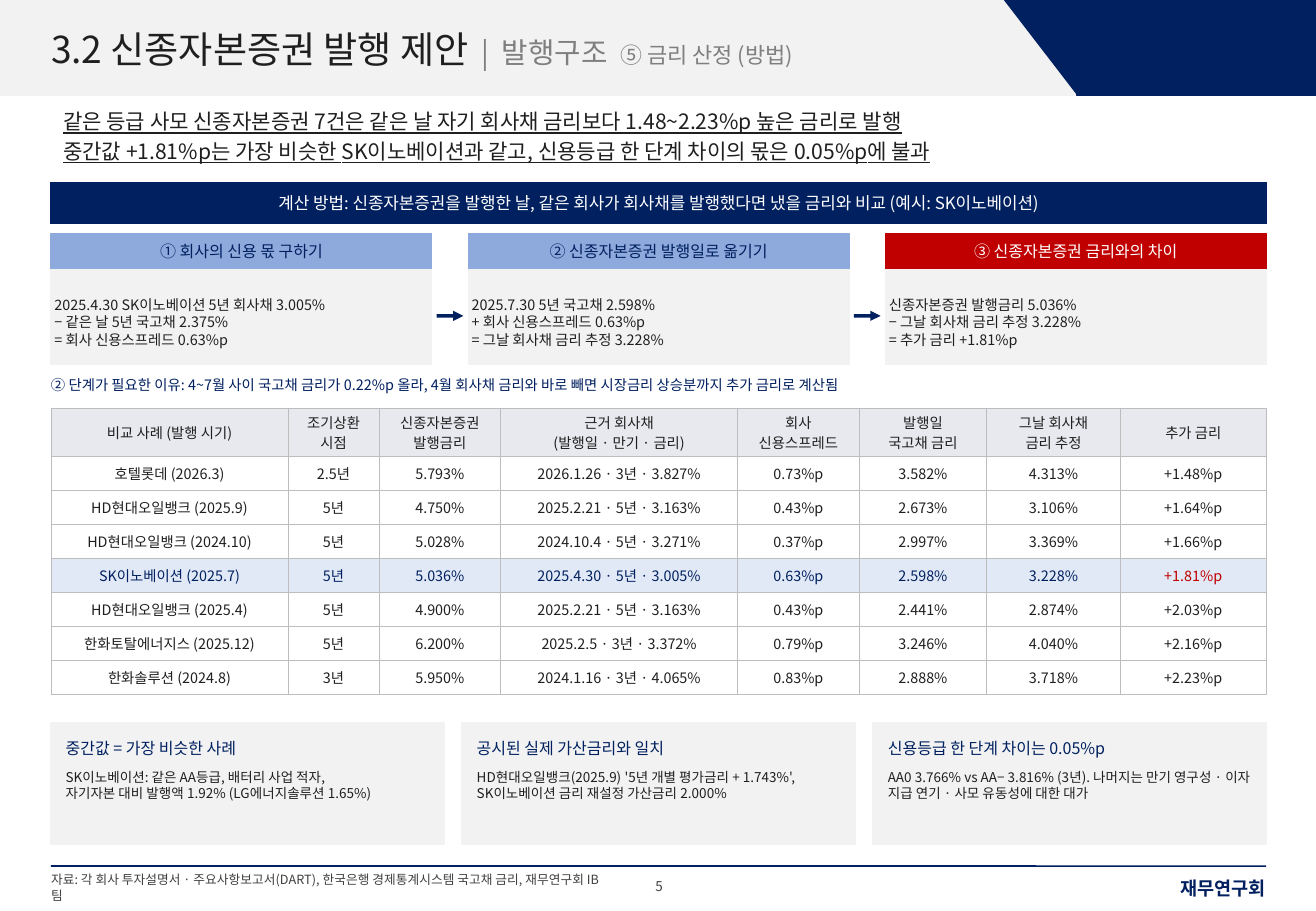
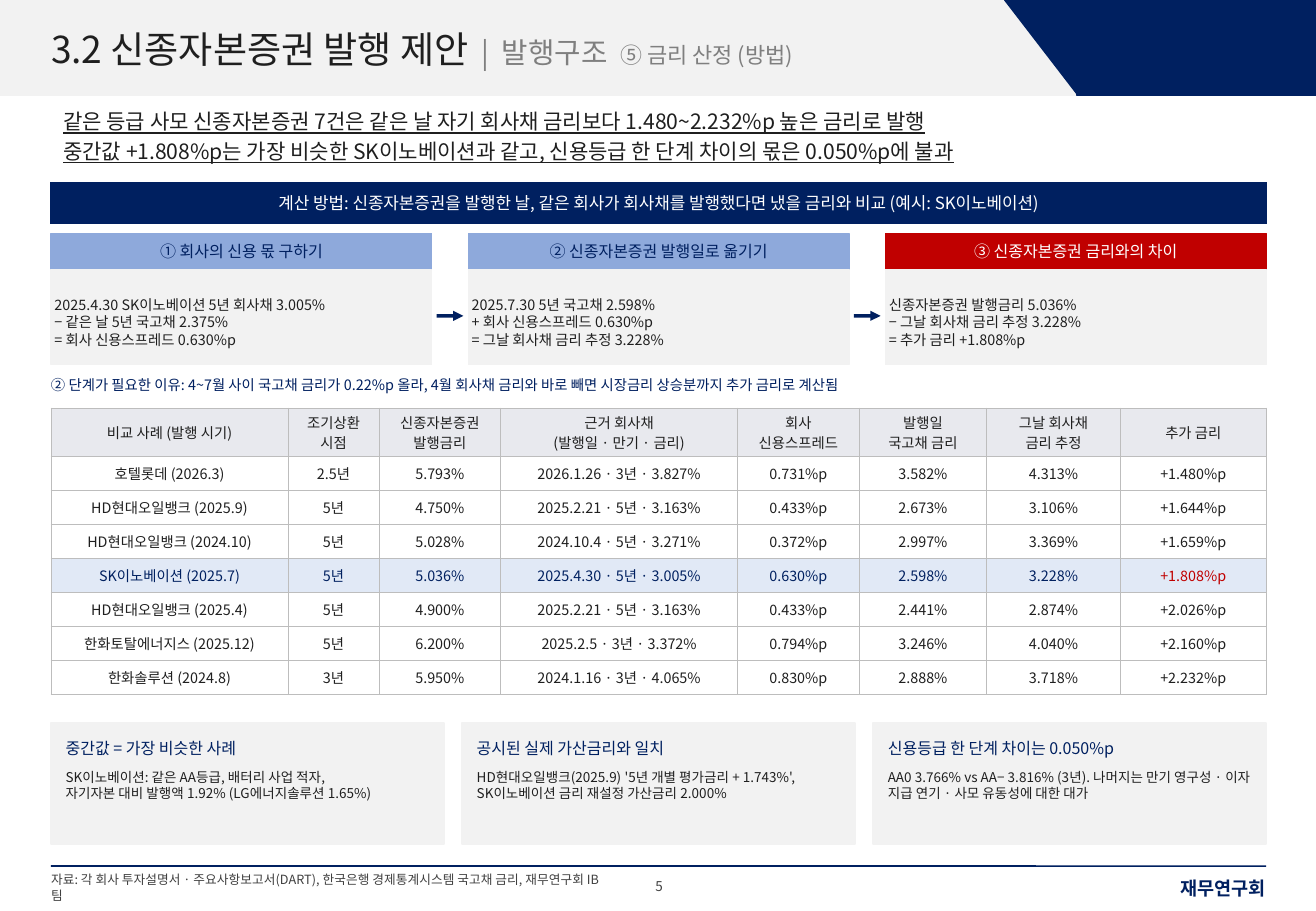
Before and after one commit to shy065542-rgb/SSHHYY, a slide deck: slide 5 of LGES_신종_발행구조_재무연구회양식.pptx. Drawn at 1316x911 pixels with LibreOffice and Linux fonts; fonts in the diff are those of the drawing. Boxes give left, top, right and bottom in pixels: in the first picture for what was removed or moved away, otherwise in the second. Text is boxed around its words. In the diff, an @@ line names an element or a change of style, - is before the commit and + after.

```diff
--- a/LGES_신종_발행구조_재무연구회양식.pptx
+++ b/LGES_신종_발행구조_재무연구회양식.pptx
@@ text at <box>63,111,954,164</box>: text changed @@
-같은 등급 사모 신종자본증권 7건은 같은 날 자기 회사채 금리보다 1.48~2.23%p 높은 금리로 발행
-중간값 +1.81%p는 가장 비슷한 SK이노베이션과 같고, 신용등급 한 단계 차이의 몫은 0.05%p에 불과
+같은 등급 사모 신종자본증권 7건은 같은 날 자기 회사채 금리보다 1.480~2.232%p 높은 금리로 발행
+중간값 +1.808%p는 가장 비슷한 SK이노베이션과 같고, 신용등급 한 단계 차이의 몫은 0.050%p에 불과
@@ text in rectangle at <box>483,315,653,331</box>: text changed @@
-+ 회사 신용스프레드 0.63%p
++ 회사 신용스프레드 0.630%p
@@ text in rectangle at <box>66,333,236,349</box>: text changed @@
-= 회사 신용스프레드 0.63%p
+= 회사 신용스프레드 0.630%p
@@ text in rectangle at <box>900,333,1025,349</box>: text changed @@
-= 추가 금리 +1.81%p
+= 추가 금리 +1.808%p
@@ table at <box>51,408,1266,691</box> @@
-row 2, column 5: 0.73%p
+row 2, column 5: 0.731%p
-row 2, column 8: +1.48%p
+row 2, column 8: +1.480%p
-row 3, column 5: 0.43%p
+row 3, column 5: 0.433%p
-row 3, column 8: +1.64%p
+row 3, column 8: +1.644%p
-row 4, column 5: 0.37%p
+row 4, column 5: 0.372%p
-row 4, column 8: +1.66%p
+row 4, column 8: +1.659%p
-row 5, column 5: 0.63%p
+row 5, column 5: 0.630%p
-row 5, column 8: +1.81%p
+row 5, column 8: +1.808%p
-row 6, column 5: 0.43%p
+row 6, column 5: 0.433%p
-row 6, column 8: +2.03%p
+row 6, column 8: +2.026%p
-row 7, column 5: 0.79%p
+row 7, column 5: 0.794%p
-row 7, column 8: +2.16%p
+row 7, column 8: +2.160%p
-row 8, column 5: 0.83%p
+row 8, column 5: 0.830%p
-row 8, column 8: +2.23%p
+row 8, column 8: +2.232%p
@@ text at <box>888,740,1114,758</box>: text changed @@
-신용등급 한 단계 차이는 0.05%p
+신용등급 한 단계 차이는 0.050%p
```
Also in this commit, not shown: 5 other slides changed, 1 other file.
